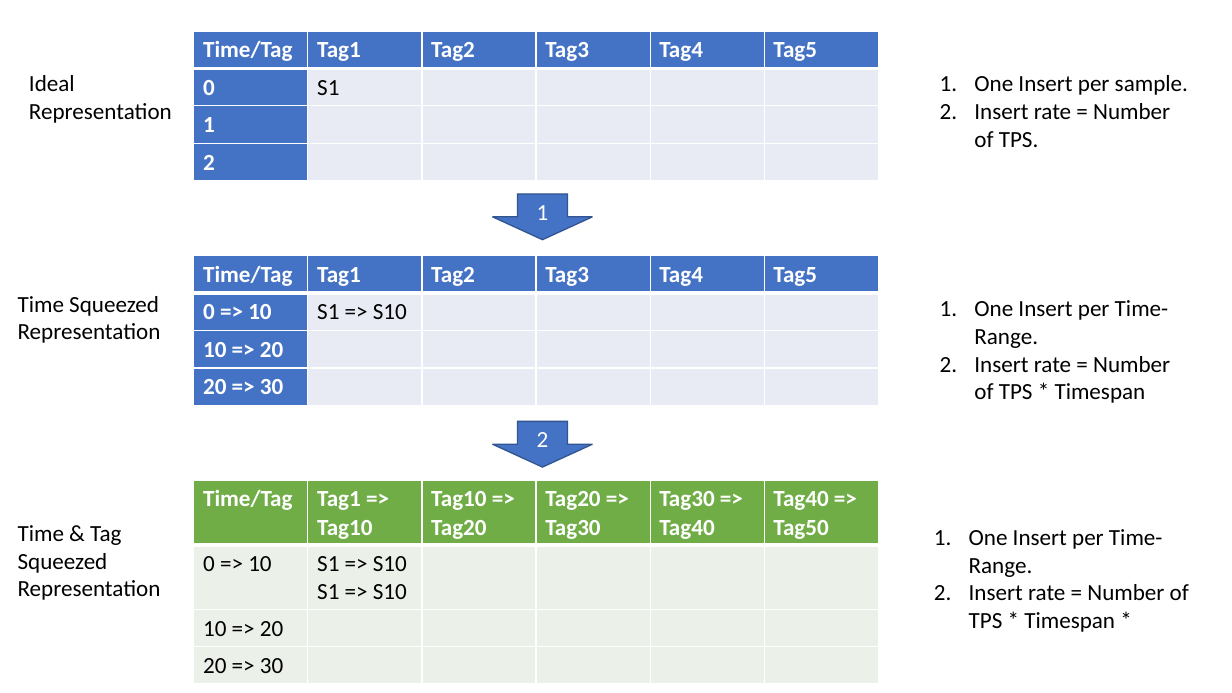
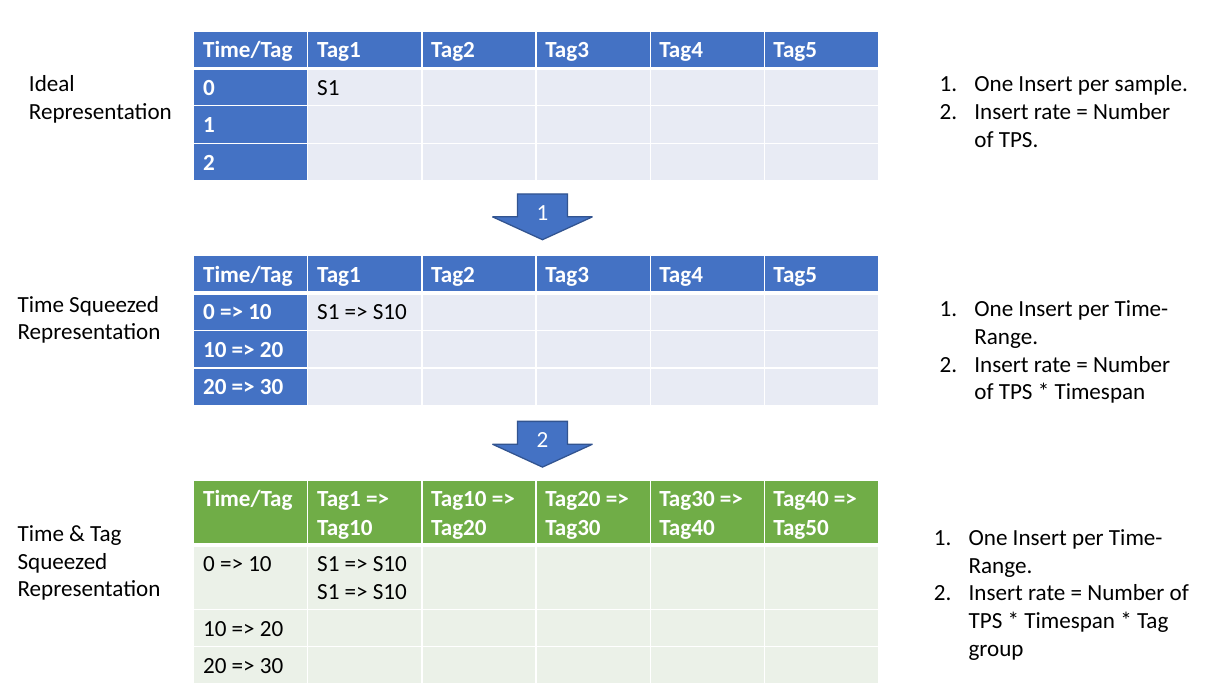
Before and after one commit to LRagji/redis-lsm-timeseries, a slide deck: slide 5 of docs/concept.pptx (slide 2 before the commit). Drawn at 1232x693 pixels with LibreOffice and Linux fonts; fonts in the diff are those of the drawing. Boxes give left, top, right and bottom in pixels: in the first picture for what was removed or moved away, otherwise in the second. Text is boxed around its words. In the diff, an @@ line names an element or a change of style, - is before the commit and + after.

```diff
--- a/docs/concept.pptx
+++ b/docs/concept.pptx
@@ text at (x1=969, y1=584, x2=1189, y2=660): text changed @@
-2. Insert rate = Number of TPS * Timespan *
+2. Insert rate = Number of TPS * Timespan * Tag group
```
Also in this commit, not shown: 1 other slide changed, 6 slides added, 2 slides removed.
